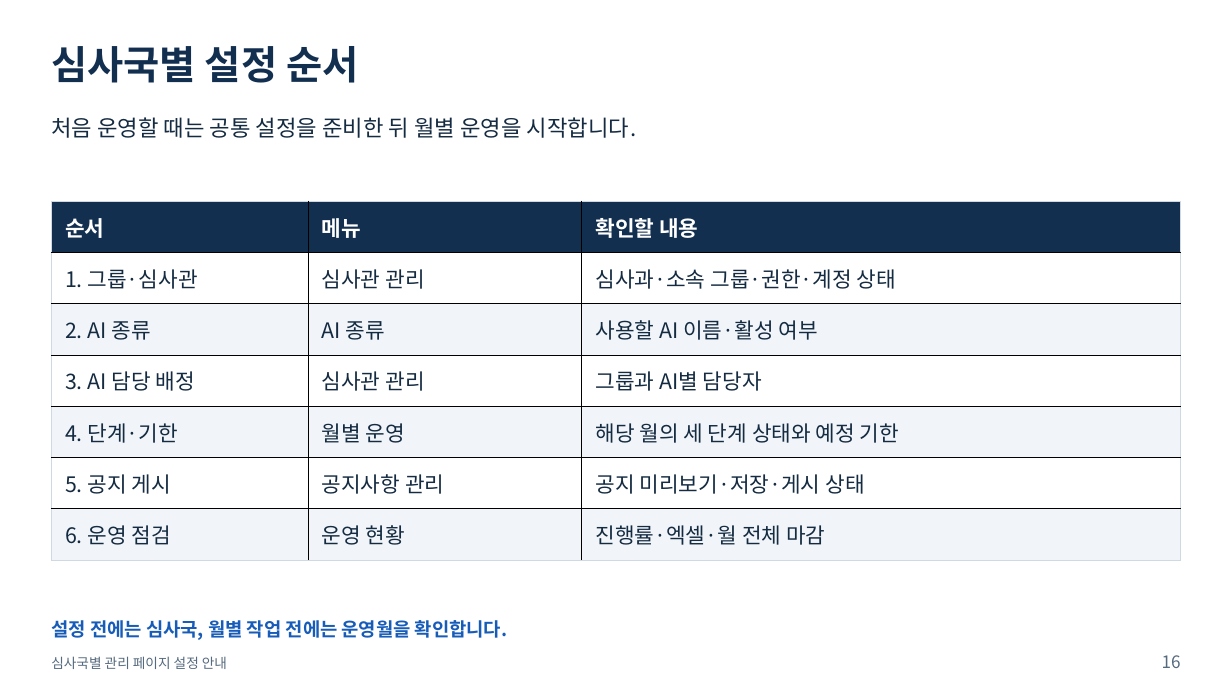
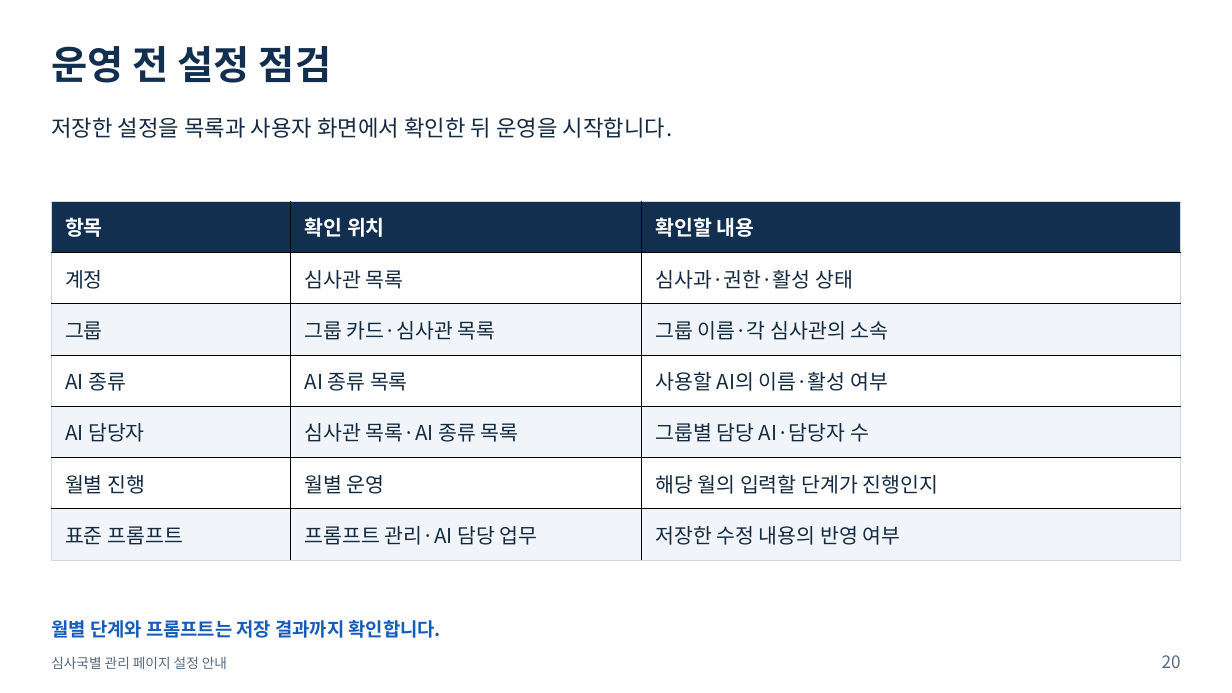
Before and after one commit to sohnjun96/PatentExamTools, a slide deck: slide 20 of docs/user-guides/심사국별_관리페이지_설정안내.pptx (slide 16 before the commit). Drawn at 1232x693 pixels with LibreOffice and Linux fonts; fonts in the diff are those of the drawing. Boxes give left, top, right and bottom in pixels: in the first picture for what was removed or moved away, otherwise in the second. Text is boxed around its words. In the diff, an @@ line names an element or a change of style, - is before the commit and + after.

```diff
--- a/docs/user-guides/심사국별_관리페이지_설정안내.pptx
+++ b/docs/user-guides/심사국별_관리페이지_설정안내.pptx
@@ text at [51,46,331,83]: text changed @@
-심사국별 설정 순서
+운영 전 설정 점검
@@ text at [51,117,672,138]: text changed @@
-처음 운영할 때는 공통 설정을 준비한 뒤 월별 운영을 시작합니다.
+저장한 설정을 목록과 사용자 화면에서 확인한 뒤 운영을 시작합니다.
@@ table at [51,201,1180,561] @@
-row 1, column 1: 순서
+row 1, column 1: 항목
-row 1, column 2: 메뉴
+row 1, column 2: 확인 위치
-row 2: 1. 그룹·심사관 | 심사관 관리 | 심사과·소속 그룹·권한·계정 상태
+row 2: 계정 | 심사관 목록 | 심사과·권한·활성 상태
-row 3: 2. AI 종류 | AI 종류 | 사용할 AI 이름·활성 여부
+row 3: 그룹 | 그룹 카드·심사관 목록 | 그룹 이름·각 심사관의 소속
-row 4: 3. AI 담당 배정 | 심사관 관리 | 그룹과 AI별 담당자
+row 4: AI 종류 | AI 종류 목록 | 사용할 AI의 이름·활성 여부
-row 5: 4. 단계·기한 | 월별 운영 | 해당 월의 세 단계 상태와 예정 기한
+row 5: AI 담당자 | 심사관 목록·AI 종류 목록 | 그룹별 담당 AI·담당자 수
-row 6: 5. 공지 게시 | 공지사항 관리 | 공지 미리보기·저장·게시 상태
+row 6: 월별 진행 | 월별 운영 | 해당 월의 입력할 단계가 진행인지
-row 7: 6. 운영 점검 | 운영 현황 | 진행률·엑셀·월 전체 마감
+row 7: 표준 프롬프트 | 프롬프트 관리·AI 담당 업무 | 저장한 수정 내용의 반영 여부
@@ size 18.8 to 18 pt in "확인할 내용" @@
@@ text at [51,620,441,638]: text changed @@
-설정 전에는 심사국, 월별 작업 전에는 운영월을 확인합니다.
+월별 단계와 프롬프트는 저장 결과까지 확인합니다.
@@ text at [1162,655,1181,668]: text changed @@
-16
+20
```
Also in this commit, not shown: 15 other slides changed, 4 slides added, 1 other file.
